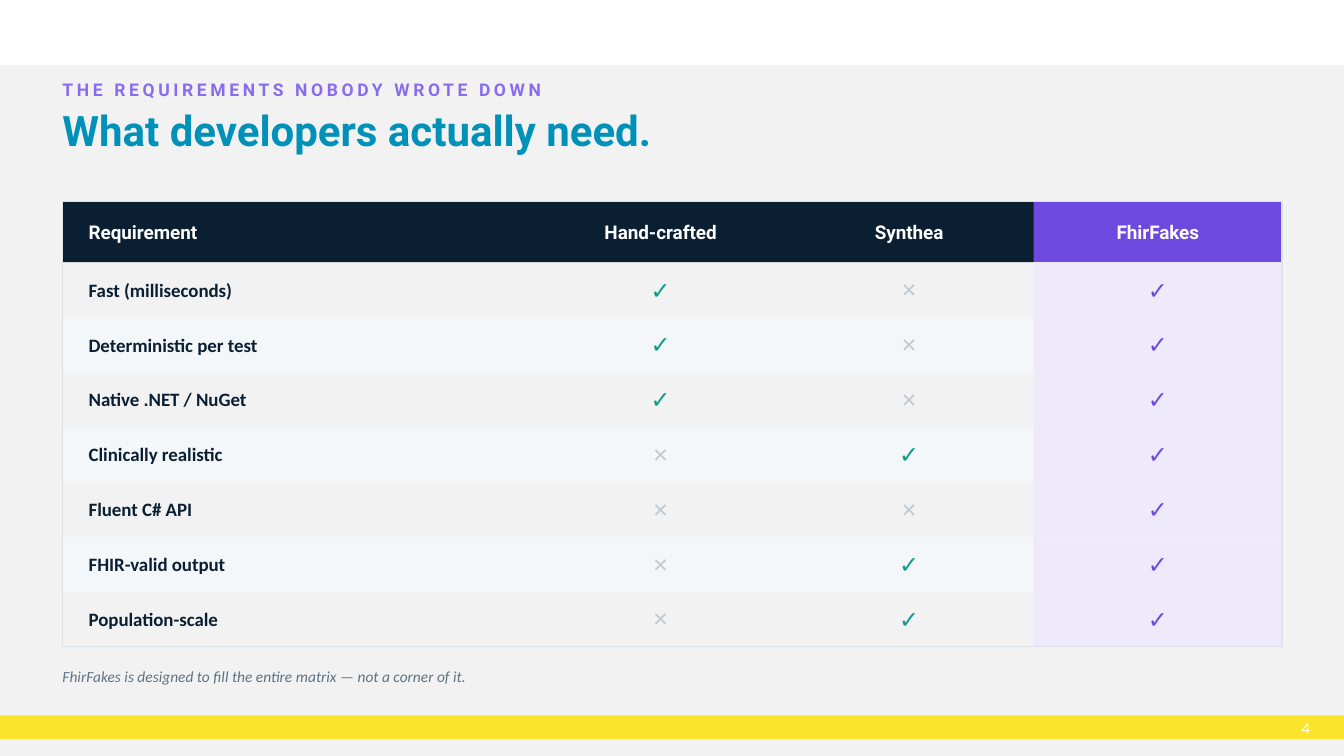
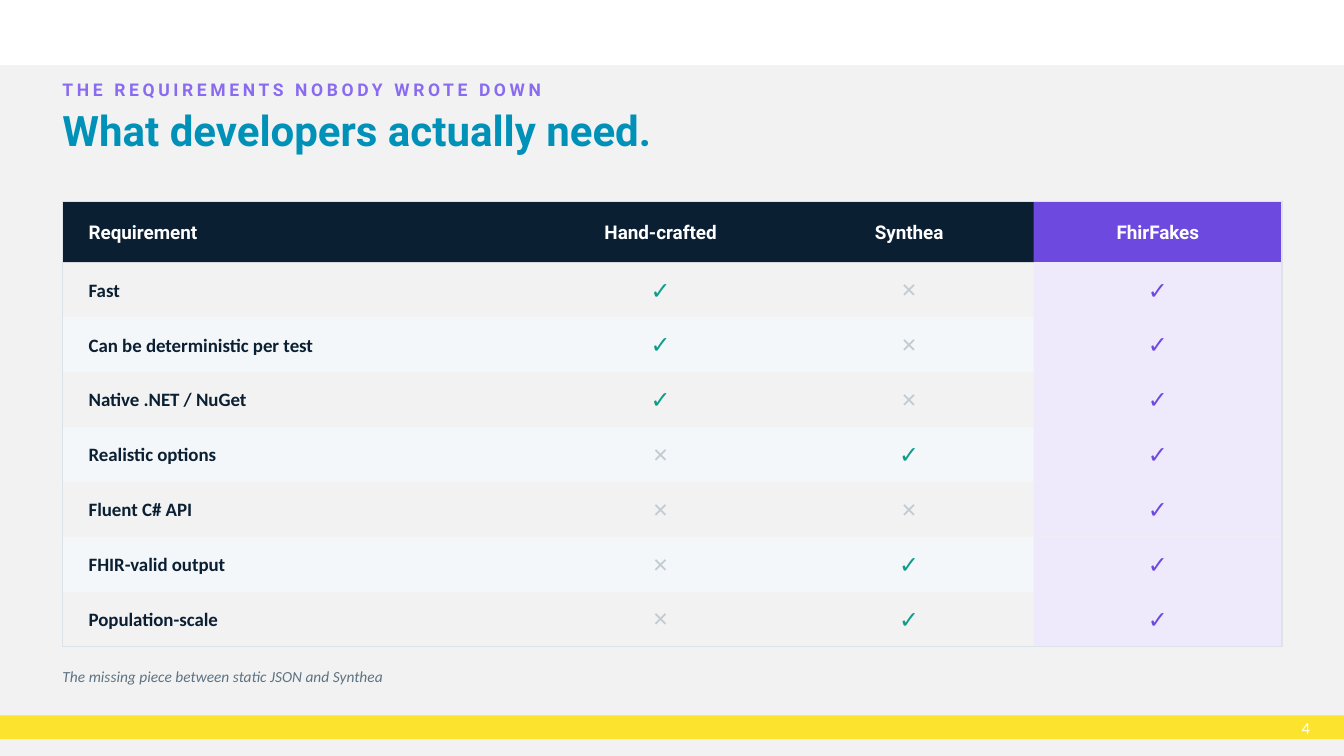
Before and after one commit to brendankowitz/FHIRDevDays2026, a slide deck: slide 5 of talks/talk2-fhir-fakes/DD26_CT_260617_Brendan-Kowitz_FhirFakes-dotNET.pptx. Drawn at 1344x756 pixels with LibreOffice and Linux fonts; fonts in the diff are those of the drawing; background and template pictures are left out. Boxes give left, top, right and bottom in pixels: in the first picture for what was removed or moved away, otherwise in the second. Text is boxed around its words. In the diff, an @@ line names an element or a change of style, - is before the commit and + after.

```diff
--- a/talks/talk2-fhir-fakes/DD26_CT_260617_Brendan-Kowitz_FhirFakes-dotNET.pptx
+++ b/talks/talk2-fhir-fakes/DD26_CT_260617_Brendan-Kowitz_FhirFakes-dotNET.pptx
@@ text at (x1=89, y1=284, x2=120, y2=297): text changed @@
-Fast (milliseconds)
+Fast
@@ text at (x1=89, y1=338, x2=313, y2=355): text changed @@
-Deterministic per test
+Can be deterministic per test
@@ text at (x1=89, y1=447, x2=216, y2=464): text changed @@
-Clinically realistic
+Realistic options
@@ text at (x1=62, y1=671, x2=383, y2=685): text changed @@
-FhirFakes is designed to fill the entire matrix — not a corner of it.
+The missing piece between static JSON and Synthea
```
Also in this commit, not shown: 11 other slides changed, 4 slides added, 2 slides removed, 13 other files.
